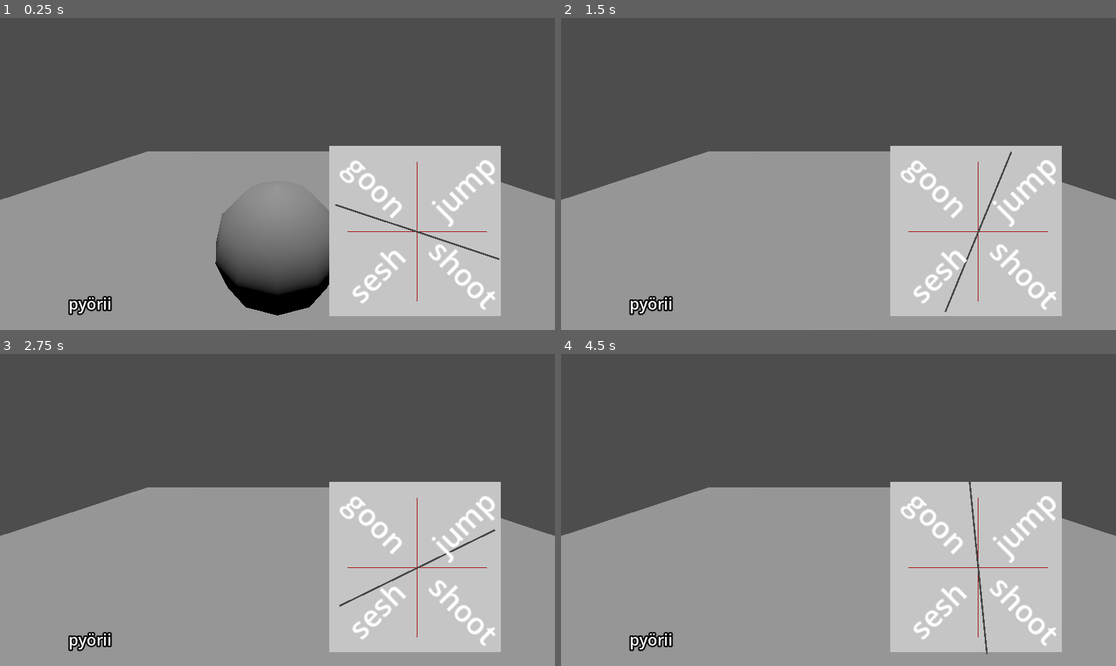
Above: before the commit, frames 1-4 (two rows, left to right).
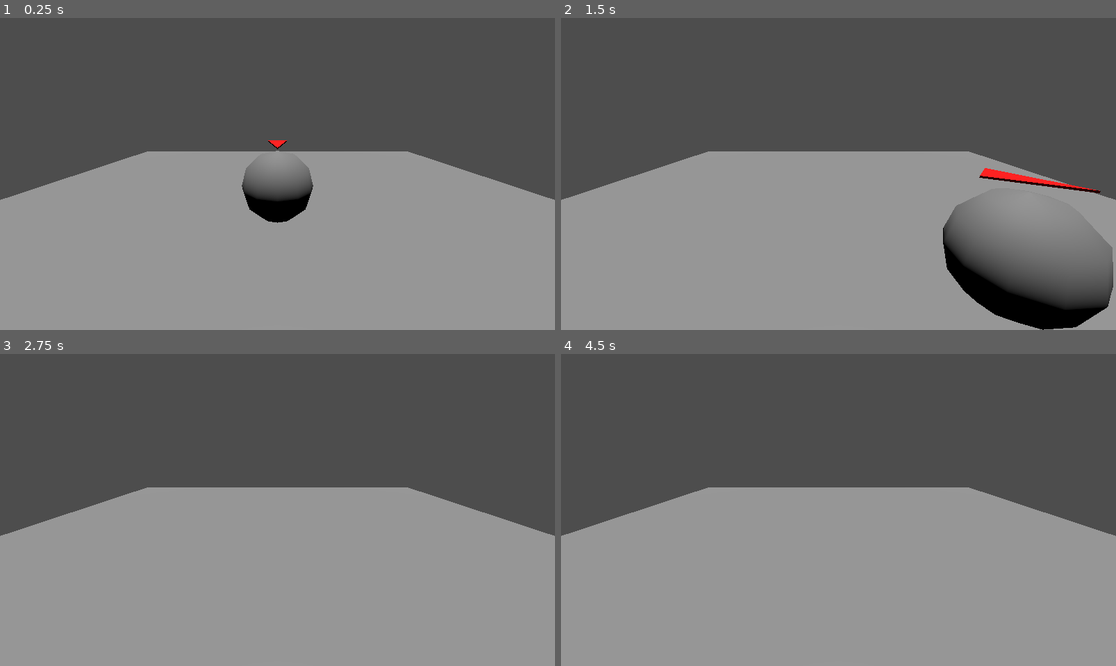
Above: after the commit, the same moments.

Repository: JaaskelainenL/tik-gamejam
Game: Godot game, scene res://scenes/game.tscn
Two runs of this game, one before a commit and one after it. Both use one fixed random seed, a clock stepped at 60 frames per second and the inputs below.
Inputs:
- Up to frame 1 (0.25 s): no input
- Up to frame 2 (1.5 s): tap Enter (ui_accept) at 0.5, 0.77, 0.8, 1.07, 1.35 s; hold Space (ui_select) 0.53-1.28 s
- Up to frame 3 (2.75 s): tap Enter (ui_accept) at 1.52, 1.82, 2.3 s; tap Space (ui_select) at 1.55 s; hold Space (ui_select) from 2.03 s (still down)
- Up to frame 4 (4.5 s): tap Enter (ui_accept) at 2.75, 3.02, 3.32, 3.6, 3.77, 4.07 s; release Space (ui_select) at 2.78 s; tap Space (ui_select) at 2.85, 4.35 s

The runs differ from the first frame. In frame 1, 24% of the frame differs, in the area x 12-91%, y 39-96%; in frame 2, 20%; in frame 3, 17%; in frame 4, 17%.

Commit message:
player to roulette

Diff:
--- a/scenes/game.tscn
+++ b/scenes/game.tscn
@@ -1,8 +1,6 @@
-[gd_scene load_steps=5 format=3 uid="uid://dcgulooakxcf8"]
+[gd_scene load_steps=3 format=3 uid="uid://dcgulooakxcf8"]
 
 [ext_resource type="PackedScene" uid="uid://tar4o1gxdhg1" path="res://scenes/player.tscn" id="1_vryax"]
-[ext_resource type="Texture2D" uid="uid://dtv7g7gpd8mm3" path="res://assets/ruletti.jpg" id="2_xi2pb"]
-[ext_resource type="Script" path="res://scenes/ruletti.gd" id="3_o8uco"]
 
 [sub_resource type="BoxShape3D" id="BoxShape3D_ldt8b"]
 
@@ -15,21 +13,6 @@
 [node name="Camera3D" type="Camera3D" parent="."]
 transform = Transform3D(1, 0, 0, 0, 0.951819, 0.306659, 0, -0.306659, 0.951819, 0, 1.23482, 2.66095)
 
-[node name="rulettitausta" type="Sprite3D" parent="Camera3D"]
-transform = Transform3D(0.035, 0, 0, 0, 0.035, 0, 0, 0, 0.035, 0.14, -0.058, -0.207)
-modulate = Color(0.775063, 0.775063, 0.775063, 1)
-texture = ExtResource("2_xi2pb")
-
-[node name="Label3D" type="Label3D" parent="Camera3D/rulettitausta"]
-transform = Transform3D(4.509, 0, 0, 0, 4.509, 2.38419e-07, 0, -2.38419e-07, 4.509, -12.643, -4.314, -3.45701)
-text = "pyörii"
-
-[node name="Sprite3D" type="Sprite3D" parent="Camera3D/rulettitausta"]
-transform = Transform3D(0.01, 0, 0, 0, 1, 0, 0, 0, 1, 0, 0, 0.1)
-modulate = Color(0.355314, 0.355314, 0.355314, 1)
-texture = ExtResource("2_xi2pb")
-script = ExtResource("3_o8uco")
-
 [node name="DirectionalLight3D" type="DirectionalLight3D" parent="."]
 transform = Transform3D(1, 0, 0, 0, 0.0119204, 0.999929, 0, -0.999929, 0.0119204, 0, 6.87773, 0)
 
--- a/scenes/player.gd
+++ b/scenes/player.gd
@@ -1,30 +1,57 @@
 extends CharacterBody3D
 
-
-const JUMP_DISTANCE = 5.0
+const JUMP_DISTANCE = 2.0
 const JUMP_HEIGHT = 4.5
 const SPIN = 3.0
 
-# Called every frame. 'delta' is the elapsed time since the previous frame.
+var doing_action = false
+var roulette_active = false
+var roulette_instance = null
+
+
 func _process(delta: float) -> void:
-	if is_on_floor():
+
+	if is_on_floor() and !doing_action and !roulette_active:
 		rotate_y(SPIN * delta)
 
 func _physics_process(delta: float) -> void:
-	if Input.is_action_just_pressed("ui_accept") and is_on_floor():
-		velocity.y = JUMP_HEIGHT
+	#
+	if Input.is_action_just_pressed("ui_accept"):
+		if !doing_action and !roulette_active and is_on_floor():
+			doing_action = true
+			if !roulette_instance:
+				var roulette_scene = load("res://scenes/ruletti.tscn") as PackedScene
+				if roulette_scene:
+					roulette_instance = roulette_scene.instantiate()
+					# This is how you add extra options to the roulette
+					#roulette_instance.get_node("rulettitausta/Sprite3D").add_option("test")
 
-	var angleRadian = rotation_degrees.y * (PI / 180.0)
-	var direction := Vector3(0.0, 0.0, 1.0).rotated(Vector3(0.0, 1.0, 0.0), angleRadian)
+					var camera_node = get_tree().root.get_node("Game/Camera3D")
+					if camera_node:
+						camera_node.add_child(roulette_instance)
+						roulette_instance.name = "Roulette"
 
-	if not is_on_floor():
-		$suuntaNuoli.visible = false
+
+			roulette_active = true
+		elif roulette_active:
+			roulette_active = false
+			$suuntaNuoli.visible = true
+
+	if !is_on_floor():
 		velocity += get_gravity() * delta
-		velocity.x = direction.x * JUMP_DISTANCE
-		velocity.z = direction.z * JUMP_DISTANCE
-	else:
-		$suuntaNuoli.visible = true
+	elif is_on_floor() and !doing_action and velocity.y == 0:
 		velocity.x = 0.0
 		velocity.z = 0.0
 
 	move_and_slide()
+
+func roulette_action(action):
+	if action == "jump":
+		var angleRadian = rotation_degrees.y * (PI / 180.0)
+		var direction := Vector3(0.0, 0.0, 1.0).rotated(Vector3(0.0, 1.0, 0.0), angleRadian)
+		velocity.y = JUMP_HEIGHT
+		velocity.x = direction.x * JUMP_DISTANCE
+		velocity.z = direction.z * JUMP_DISTANCE
+
+	$suuntaNuoli.visible = true
+	doing_action = false
--- a/scenes/ruletti.gd
+++ b/scenes/ruletti.gd
@@ -1,11 +1,12 @@
 extends Sprite3D
 
 var spinning: bool = true # Variable to track whether the sprite is spinning
-var options: Array[String] = ["jump", "goon", "sesh", "shoot"] # Initialize with default options
+var options: Array[String] = ["jump"] # Initialize with default options
 var labels: Array[Label3D] = [] # Array to hold the label nodes for each option
 var num_options: int = 0 # Number of options currently available
 
 # Reference to the parent Sprite3D and the Label3D node
+@onready var player = get_tree().root.get_node("Game/Pleijeri")
 @onready var parent_node: Sprite3D = get_parent() as Sprite3D
 @onready var label_node: Label3D = get_parent().get_node("Label3D") # This can be a template label for creating new labels
 
@@ -28,6 +29,8 @@
 			var wrapped_rotation = wrapf(rotation_degrees.z, 0, 360)
 			var selected_option = get_selected_option(wrapped_rotation)
 			print("Stopped on: " + selected_option)
+			player.roulette_action(selected_option)
+			parent_node.get_parent().queue_free()
 
 # Function to get the selected option based on the rotation angle
 func get_selected_option(rotation_degrees: float) -> String:
@@ -50,14 +53,21 @@
 		options.erase(action_name)
 		update_options()
 
-# Update options and draw lines for each segment
 func update_options() -> void:
 	# Clear previous labels and lines
 	for label in labels:
 		label.queue_free()
 	labels.clear()
+
 	num_options = options.size()
+
 	if num_options == 0:
+		return
+
+	# If there's only one option, don't draw any lines
+	if num_options == 1:
+		# Create a label for the single option without drawing any lines
+		create_label_for_option(0, 0.0)
 		return
 
 	# Draw lines for each segment and add labels
@@ -100,11 +110,15 @@
 	mesh_instance.material_override = material
 
 	# Add the mesh instance to the parent node
-	parent_node.add_child.call_deferred(mesh_instance)
+	if parent_node:
+		parent_node.add_child.call_deferred(mesh_instance)
 
-# Create a Label3D for the given option
-# Create a Label3D for the given option
 func create_label_for_option(index: int, angle_degrees: float) -> void:
+	# Check if label_node is not null
+	if !label_node:
+		print("Label3D node is not available. Cannot duplicate.")
+		return
+
 	var new_label = label_node.duplicate() as Label3D
 	new_label.text = options[index]
 	var angle = deg_to_rad(angle_degrees)
--- /dev/null
+++ b/scenes/ruletti.tscn
@@ -0,0 +1,21 @@
+[gd_scene load_steps=3 format=3 uid="uid://cfssmgeuktjr2"]
+
+[ext_resource type="Texture2D" uid="uid://dtv7g7gpd8mm3" path="res://assets/ruletti.jpg" id="1_sjra2"]
+[ext_resource type="Script" path="res://scenes/ruletti.gd" id="2_w1uql"]
+
+[node name="Ruletti" type="Node3D"]
+
+[node name="rulettitausta" type="Sprite3D" parent="."]
+transform = Transform3D(0.035, 0, 0, 0, 0.035, 0, 0, 0, 0.035, 0.14, -0.058, -0.207)
+modulate = Color(0.775063, 0.775063, 0.775063, 1)
+texture = ExtResource("1_sjra2")
+
+[node name="Label3D" type="Label3D" parent="rulettitausta"]
+transform = Transform3D(4.509, 0, 0, 0, 4.509, 2.38419e-07, 0, -2.38419e-07, 4.509, -12.643, -4.314, -3.45701)
+text = "pyörii"
+
+[node name="Sprite3D" type="Sprite3D" parent="rulettitausta"]
+transform = Transform3D(0.01, 0, 0, 0, 1, 0, 0, 0, 1, 0, 0, 0.1)
+modulate = Color(0.355314, 0.355314, 0.355314, 1)
+texture = ExtResource("1_sjra2")
+script = ExtResource("2_w1uql")
